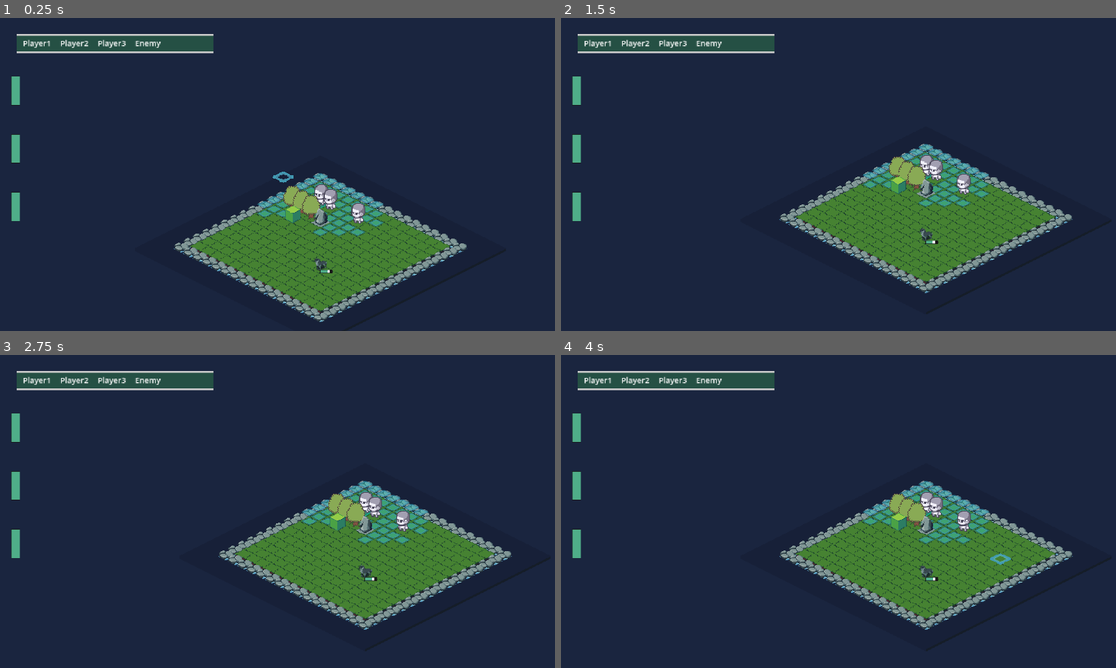
Above: before the commit, frames 1-4 (two rows, left to right).
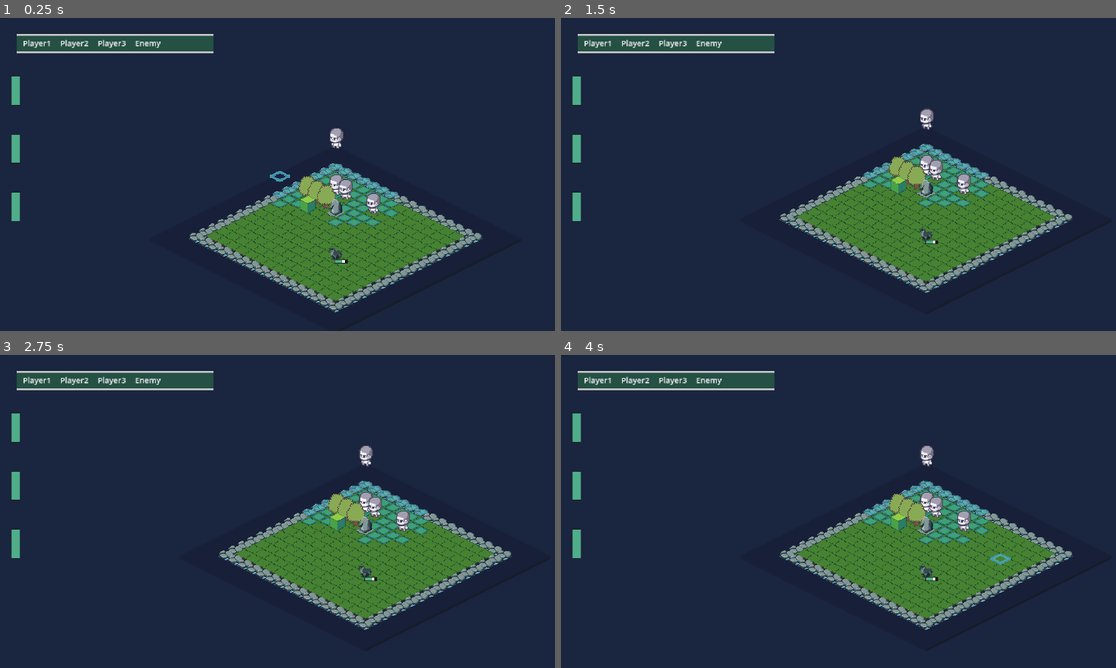
Above: after the commit, the same moments.

Repository: NopeGuy/GodotRTS
Game: Godot game, scene res://main.tscn
Two runs of this game, one before a commit and one after it. Both use one fixed random seed, a clock stepped at 60 frames per second and the inputs below.
Inputs (mouse positions are in pixels of both pictures, inside the frame that each line leads up to):
- Up to frame 1 (0.25 s): no input
- Up to frame 2 (1.5 s): move the mouse to (960, 158) at 0.52 s; click (960, 158) at 0.6 s; move the mouse to (727, 190) at 1.27 s; click (727, 190) at 1.35 s
- Up to frame 3 (2.75 s): move the mouse to (333, 442) at 2.02 s; click (333, 442) at 2.1 s
- Up to frame 4 (4 s): tap Enter at 2.75 s; move the mouse to (810, 574) at 2.77 s; click (810, 574) at 2.85 s; tap Space at 3.5 s; move the mouse to (1005, 558) at 3.52 s; click (1005, 558) at 3.6 s

The runs differ from the first frame. In frame 1, 9.4% of the frame differs, in the area x 31-87%, y 35-98%; in frame 2, 0.9%; in frame 3, 0.1%; in frame 4, 0.1%.

Commit message:
it works with the wait

Diff:
--- a/CharacterManager.gd
+++ b/CharacterManager.gd
@@ -34,7 +34,7 @@
 	for player in characters:
 		player.walkable_tiles = tile_map.is_tile_walkable(player.current_position, player.Movement)
 
-	await get_tree().create_timer(0.1).timeout
+	await get_tree().create_timer(0.001).timeout
 
 	if characters.size() > 0:
 		active_player = characters[0]
@@ -70,6 +70,7 @@
 				return
 
 	active_player = characters[0]  # The first player is always the active player
+	active_player.walkable_tiles = tile_map.is_tile_walkable(active_player.current_position, active_player.Movement)
 
 	# Update the turn counter
 	turn_counter.update_turn_order()
--- a/Characters/player.gd
+++ b/Characters/player.gd
@@ -13,8 +13,6 @@
 var is_moving: bool = false  # Track whether the character is moving
 var walkable_tiles
 var path
-
-signal init_comp
 
 @onready var sprite = get_node("Sprite2D")
 @onready var health_bar = get_node("CanvasLayer/HealthBar")
@@ -70,9 +68,6 @@
 		if tile_map and tile_map.has_method("get_selected_tile"):
 			var selected_tile = Vector2i(tile_map.get_selected_tile())
 
-			# Get the list of walkable tiles from the current position
-			walkable_tiles = tile_map.is_tile_walkable(self.current_position, self.Movement)
-
 			# Check if the selected tile is in the list of walkable tiles
 			if selected_tile in walkable_tiles:
 				var clicked_tile_position = tile_map.map_to_local(selected_tile)
--- a/Enemies/enemy.gd
+++ b/Enemies/enemy.gd
@@ -13,16 +13,14 @@
 var is_moving: bool = false  # Track whether the character is moving
 var walkable_tiles
 var path
+
 @onready var sprite = get_node("Sprite2D")
-
-@onready var health_bar = get_node("CanvasLayer/HealthBar")
 
 func _ready():
 	tile_map = get_node("../tile_map")
 	global_position = tile_map.map_to_local(StartPosition) # Start at the specified position
 	target_position = global_position # Set the initial target to current position
 	current_position = StartPosition
-	$Sprite2D/AnimationPlayer.play("idle_bl")
 
 
 func _physics_process(delta):
@@ -68,9 +66,6 @@
 		if tile_map and tile_map.has_method("get_selected_tile"):
 			var selected_tile = Vector2i(tile_map.get_selected_tile())
 
-			# Get the list of walkable tiles from the current position
-			walkable_tiles = tile_map.is_tile_walkable(self.current_position, self.Movement)
-
 			# Check if the selected tile is in the list of walkable tiles
 			if selected_tile in walkable_tiles:
 				var clicked_tile_position = tile_map.map_to_local(selected_tile)
--- a/Levels/tile_map.gd
+++ b/Levels/tile_map.gd
@@ -107,11 +107,8 @@
 func show_movement_tiles():
 	if CharacterManager.active_player != null:
 		# Get the movement range and current position of the active player
-		var movement_range = CharacterManager.active_player.Movement
+		var walkable_tiles = CharacterManager.active_player.walkable_tiles
 		var current_position = CharacterManager.active_player.current_position
-
-		# Get the list of walkable tiles using BFS with pruning
-		var walkable_tiles = is_tile_walkable(current_position, movement_range)
 
 		# Highlight each walkable tile
 		for tile in walkable_tiles:
--- a/main.tscn
+++ b/main.tscn
@@ -17,6 +17,27 @@
 [node name="Player3" parent="." instance=ExtResource("3_fvwc0")]
 position = Vector2(46, -42)
 
+[node name="Player4" parent="." instance=ExtResource("3_fvwc0")]
+position = Vector2(46, -42)
+
+[node name="Player5" parent="." instance=ExtResource("3_fvwc0")]
+position = Vector2(46, -42)
+
+[node name="Player6" parent="." instance=ExtResource("3_fvwc0")]
+position = Vector2(46, -42)
+
+[node name="Player7" parent="." instance=ExtResource("3_fvwc0")]
+position = Vector2(46, -42)
+
+[node name="Player8" parent="." instance=ExtResource("3_fvwc0")]
+position = Vector2(46, -42)
+
+[node name="Player9" parent="." instance=ExtResource("3_fvwc0")]
+position = Vector2(46, -42)
+
+[node name="Player10" parent="." instance=ExtResource("3_fvwc0")]
+position = Vector2(46, -42)
+
 [node name="Enemy" parent="." instance=ExtResource("2_ltdtu")]
 
 [node name="tile_map" parent="." instance=ExtResource("2_6jude")]
